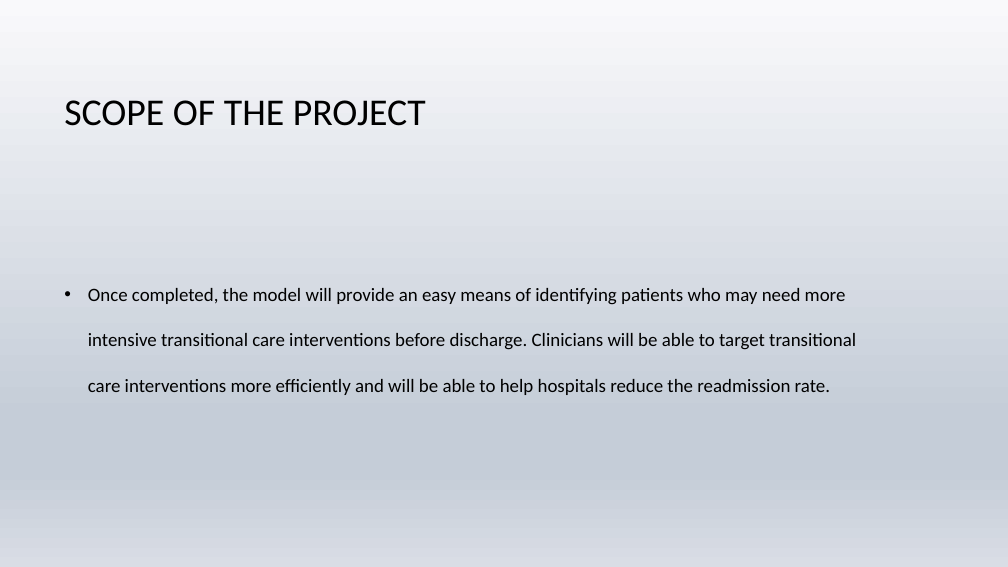
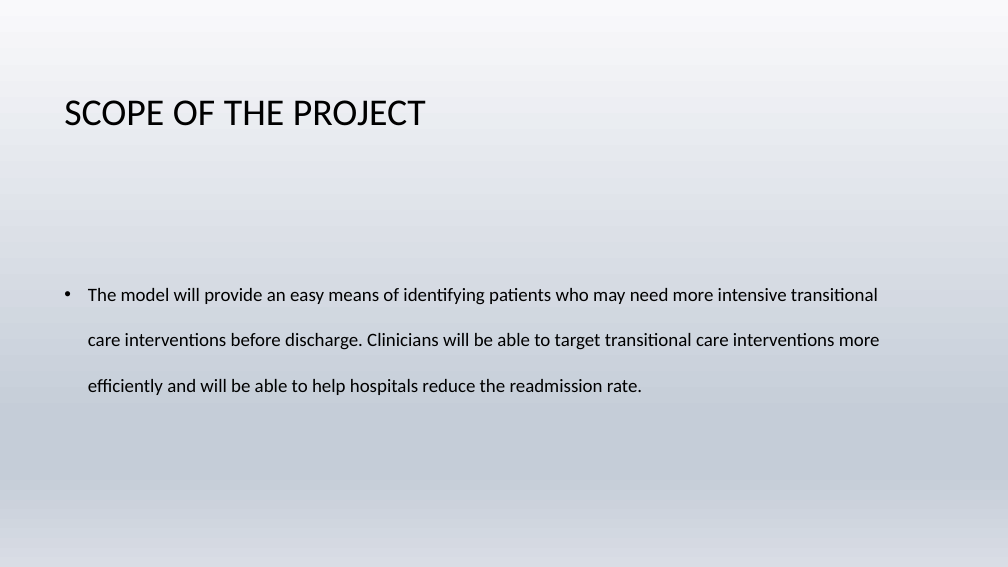
Before and after one commit to tanzirhasan/Readmission, a slide deck: slide 6 of 30_day_readmission.pptx (slide 7 before the commit). Drawn at 1008x567 pixels with LibreOffice and Linux fonts; fonts in the diff are those of the drawing; background and template pictures are left out. Boxes give left, top, right and bottom in pixels: in the first picture for what was removed or moved away, otherwise in the second. Text is boxed around its words. In the diff, an @@ line names an element or a change of style, - is before the commit and + after.

Commit message:
updated ppt

```diff
--- a/30_day_readmission.pptx
+++ b/30_day_readmission.pptx
@@ text at (88,288,880,395): text changed @@
-• Once completed, the model will provide an easy means of identifying patients who may need more intensive transitional care interventions before discharge. Clinicians will be able to target transitional care interventions more efficiently and will be able to help hospitals reduce the readmission rate.
+• The model will provide an easy means of identifying patients who may need more intensive transitional care interventions before discharge. Clinicians will be able to target transitional care interventions more efficiently and will be able to help hospitals reduce the readmission rate.
```
Also in this commit, not shown: 6 other slides changed, 1 slide removed.
